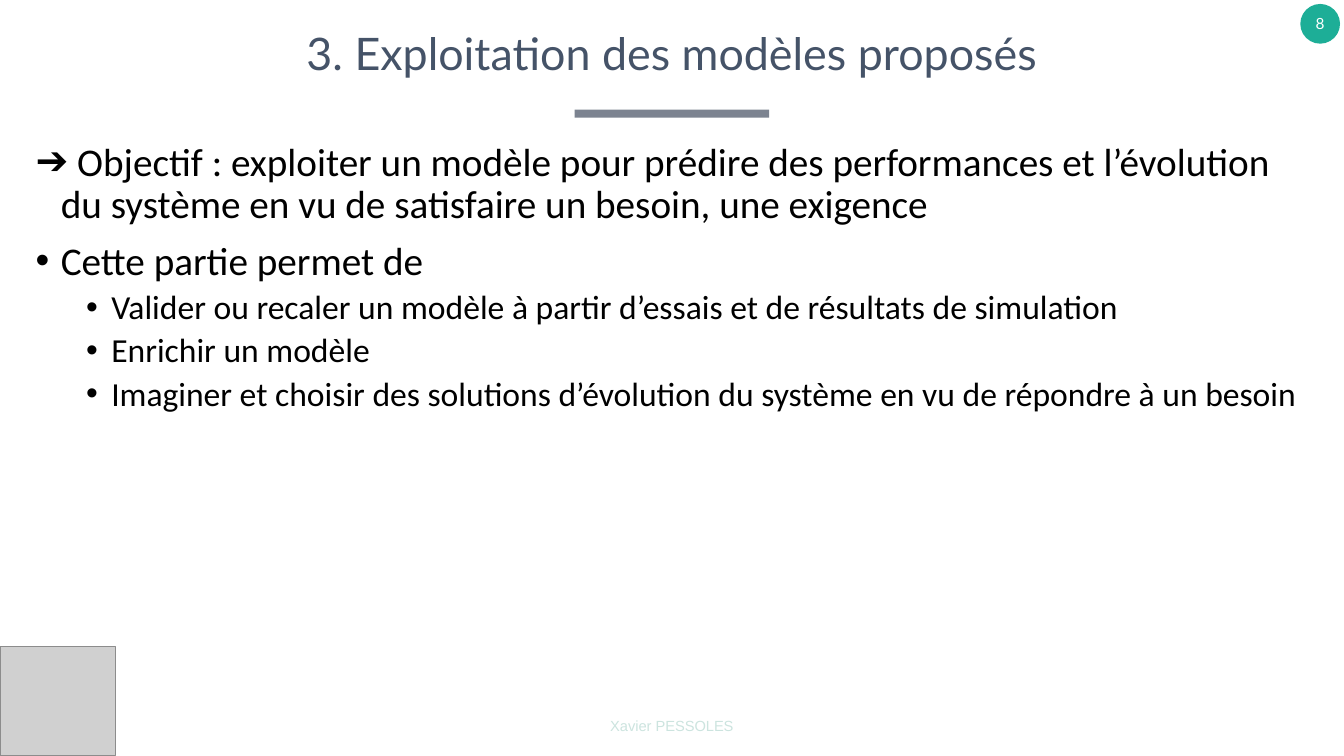
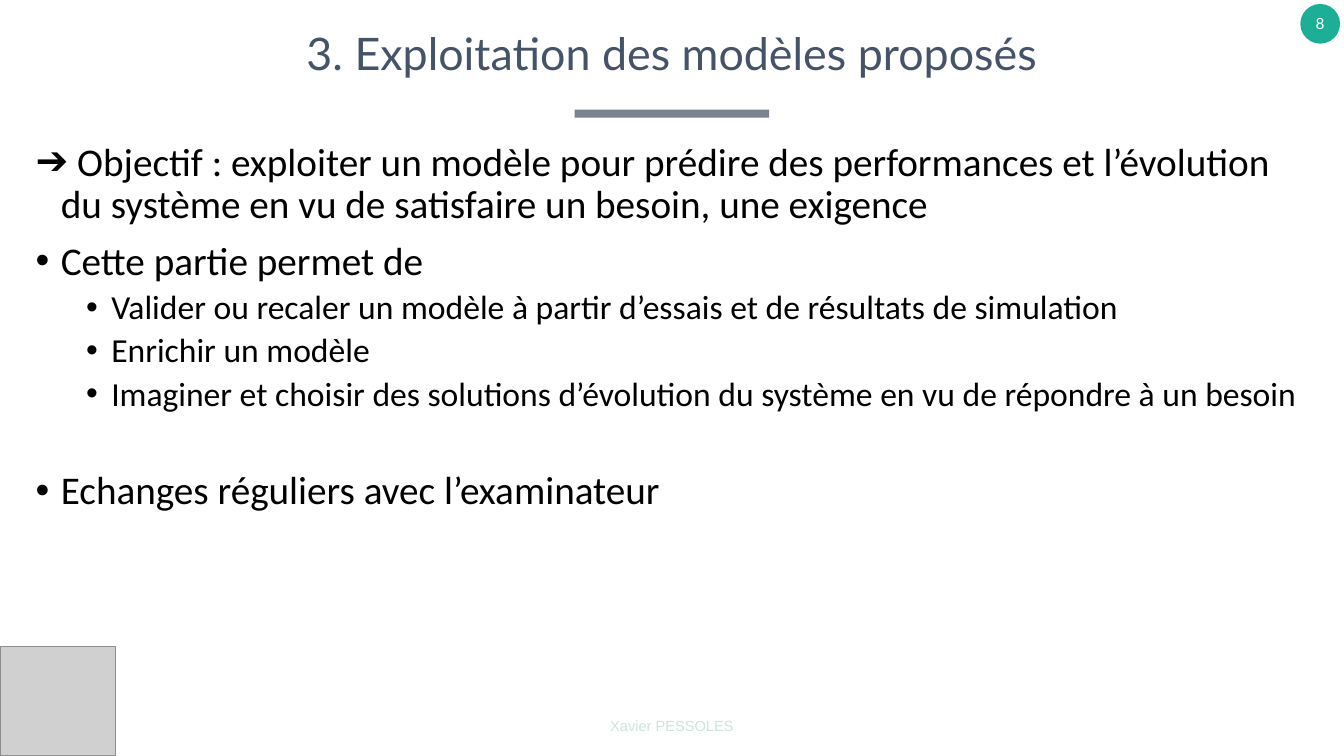
Before and after one commit to xpessoles/TP_Concours, a slide deck: slide 8 of A_Organisation/EpreuvesOralesCPGE.pptx. Drawn at 1344x756 pixels with LibreOffice and Linux fonts; fonts in the diff are those of the drawing; grey boxes stand for pictures. Boxes give left, top, right and bottom in pixels: in the first picture for what was removed or moved away, otherwise in the second. Text is boxed around its words. In the diff, an @@ line names an element or a change of style, - is before the commit and + after.

```diff
--- a/A_Organisation/EpreuvesOralesCPGE.pptx
+++ b/A_Organisation/EpreuvesOralesCPGE.pptx
@@ text at (x1=61, y1=476, x2=659, y2=511): paragraph added @@
+• Echanges réguliers avec l’examinateur
```
Also in this commit, not shown: 3 other slides changed.
